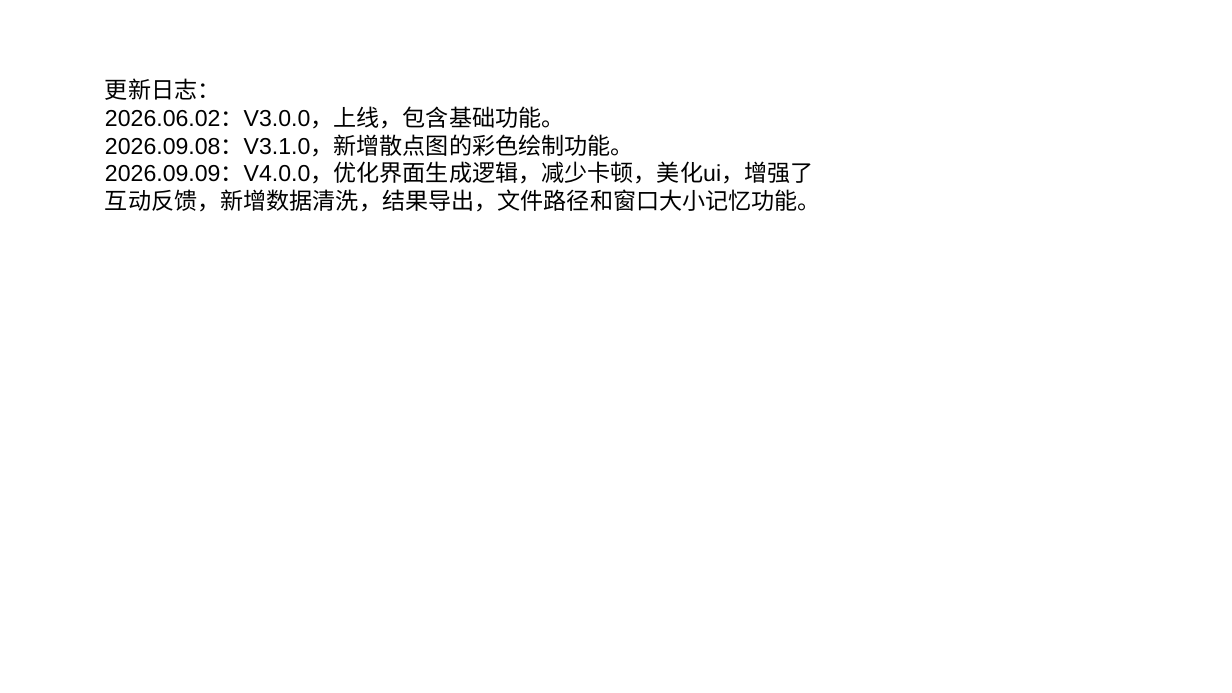
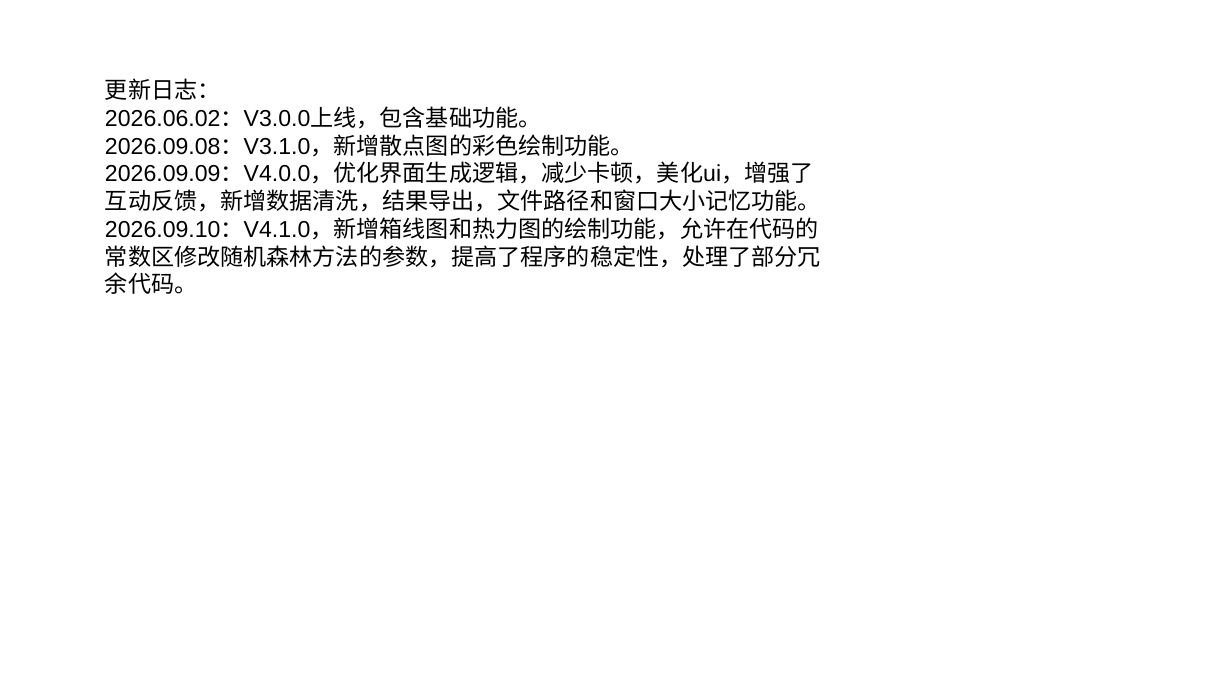
Before and after one commit to yhz200709/data_analysis_tool, a slide deck: slide 7 of README.pptx. Drawn at 1232x693 pixels with LibreOffice and Linux fonts; fonts in the diff are those of the drawing. Boxes give left, top, right and bottom in pixels: in the first picture for what was removed or moved away, otherwise in the second. Text is boxed around its words. In the diff, an @@ line names an element or a change of style, - is before the commit and + after.

```diff
--- a/README.pptx
+++ b/README.pptx
@@ text at bbox=[105, 108, 541, 129]: text changed @@
-2026.06.02：V3.0.0，上线，包含基础功能。
+2026.06.02：V3.0.0上线，包含基础功能。
@@ text at bbox=[105, 218, 821, 294]: paragraph added @@
+2026.09.10：V4.1.0，新增箱线图和热力图的绘制功能，允许在代码的常数区修改随机森林方法的参数，提高了程序的稳定性，处理了部分冗余代码。
```
Also in this commit, not shown: 5 other slides changed, 1 other file.
